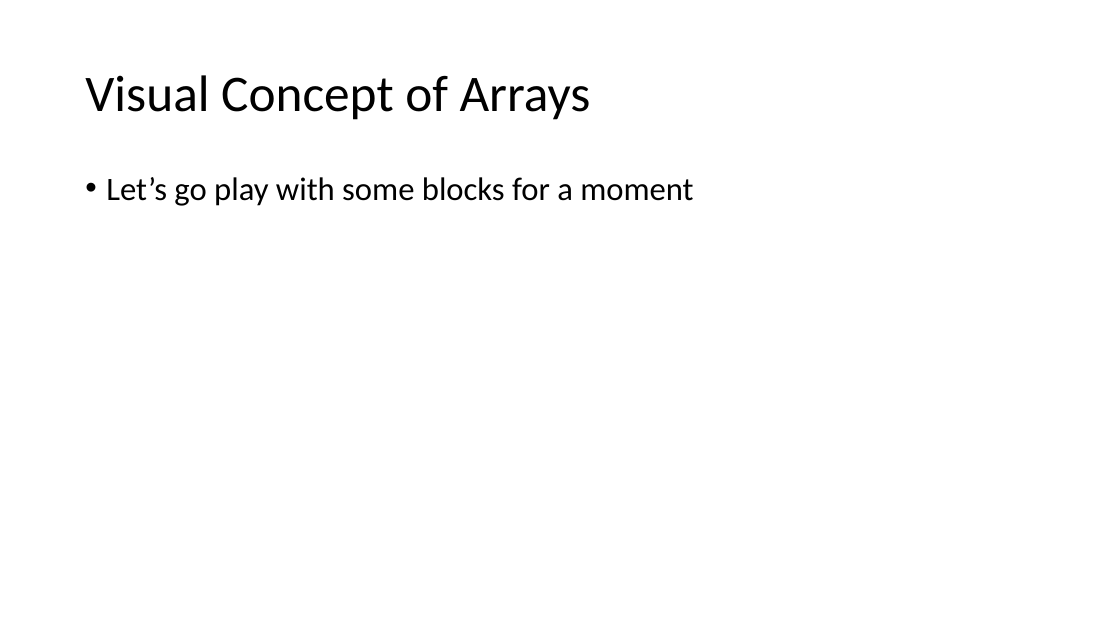
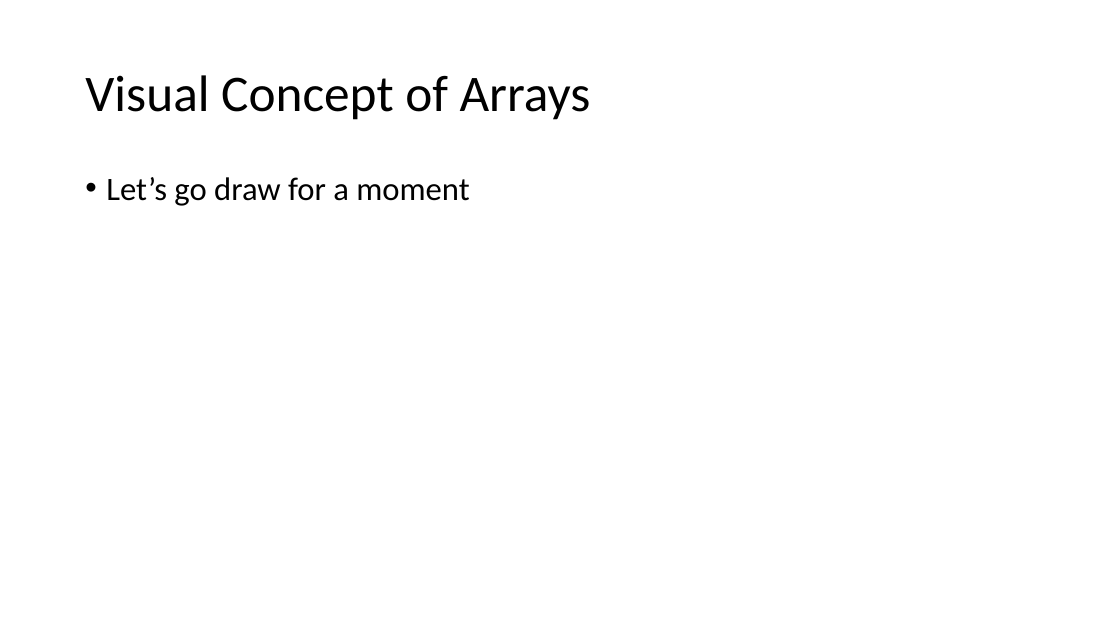
Before and after one commit to uugengiven/academypgh, a slide deck: slide 35 of Code/Slides/Academy PGH 2.1 Ruby.pptx. Drawn at 1120x630 pixels with LibreOffice and Linux fonts; fonts in the diff are those of the drawing. Boxes give left, top, right and bottom in pixels: in the first picture for what was removed or moved away, otherwise in the second. Text is boxed around its words. In the diff, an @@ line names an element or a change of style, - is before the commit and + after.

```diff
--- a/Code/Slides/Academy PGH 2.1 Ruby.pptx
+++ b/Code/Slides/Academy PGH 2.1 Ruby.pptx
@@ text at [106, 177, 469, 206]: text changed @@
-• Let’s go play with some blocks for a moment
+• Let’s go draw for a moment
```
Also in this commit, not shown: 6 other slides changed, 43 other files.
